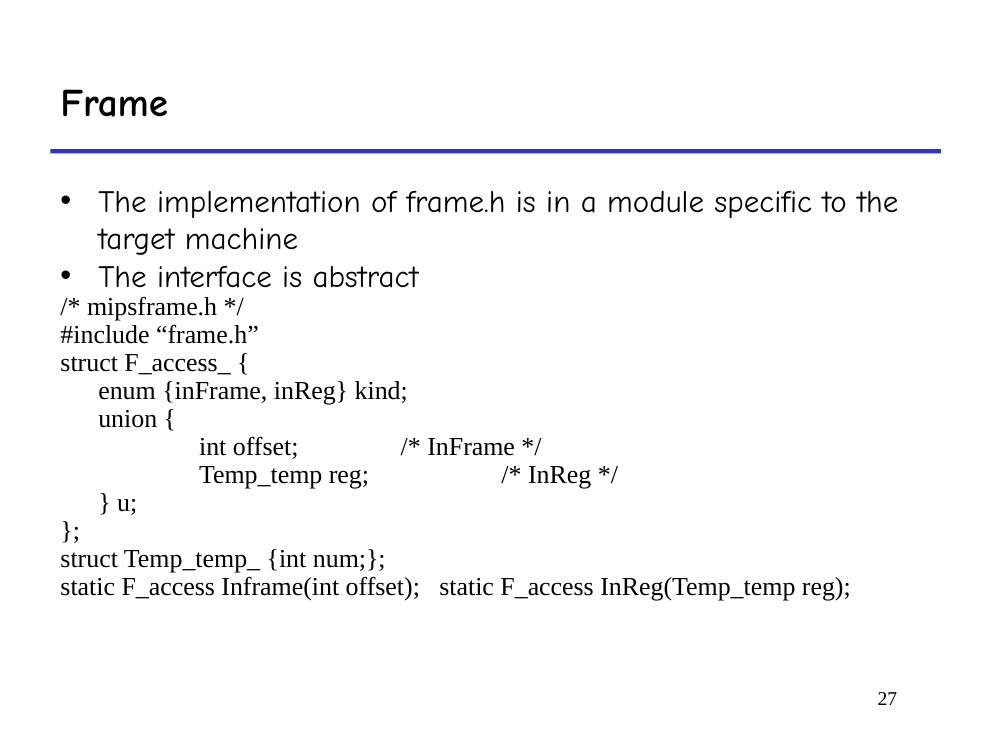
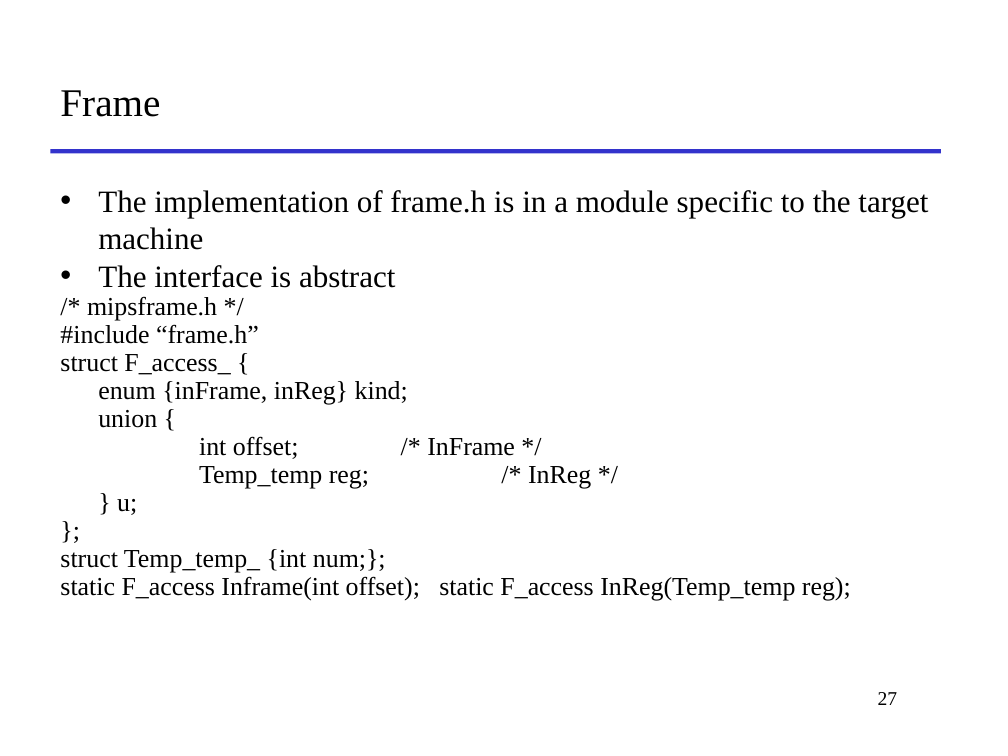
Before and after one commit to yepengpeng-1/2019-2020-autumn-semester, a slide deck: slide 27 of SE-302/slides/12.ppt. Drawn at 1008x756 pixels with LibreOffice and Linux fonts; fonts in the diff are those of the drawing. Boxes give left, top, right and bottom in pixels: in the first picture for what was removed or moved away, otherwise in the second. Text is boxed around its words. In the diff, an @@ line names an element or a change of style, - is before the commit and + after.

```diff
--- a/SE-302/slides/12.ppt
+++ b/SE-302/slides/12.ppt
@@ title "Frame" at box(60, 90, 160, 117): font Comic Neue to Times New Roman, bold off @@
@@ text at box(98, 190, 928, 288): font Comic Neue to Times New Roman in "The implementation of frame.h is in a ...", "The interface is abstract" @@
```
Also in this commit, not shown: 45 other slides changed, 1 other file.
